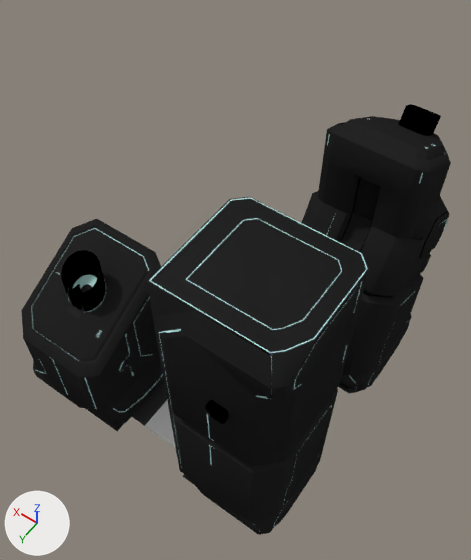
Renders of the Blender file scenes/untitled.blend from each side of a commit.
The view is the same before and after, from a camera (50 mm lens) standing at (-62.4, 83.9, 173.7) and looking at (-2.0, -0.6, 40.9). The lights are fixed; the arrows at lower left show +X, +Y and +Z.

Names of what the first picture shows: 'Cube.003', 'Text.003', 'street axe.001', 'tour-8', 'tour-9', 'tour-omega'.
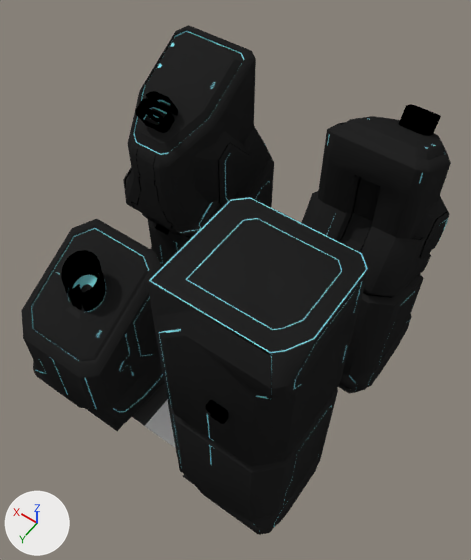
What differs and where, as boxes (x1, y1, x2, y2) in the pictures (471 x 560 px):
```json
{"object": "tour-8.001", "change": "added", "after": [123, 25, 274, 267], "on screen": "black"}
{"object": "Text.004", "change": "added", "after": [136, 91, 178, 133], "on screen": "black"}
{"object": "Text.006", "change": "added", "after": [155, 223, 169, 235]}
```

The change, as JSON lines over the scene's bpy script:
```json
{"op": "add", "block": "ob_text_004", "code": ["ob_text_004 = bpy.data.objects.new('Text.004', me_mesh_003)", "ob_text_004.parent = ob_tour_8_001", "ob_text_004.matrix_parent_inverse = Matrix(((0.333, 0.0, 0.0, 0.0), (0.0, 0.333, 0.0, 5.77), (0.0, 0.0, 0.333, -2.546), (0.0, 0.0, 0.0, 1.0)))", "ob_text_004.location = (-0.0968, -25.47, 29.98)", "ob_text_004.rotation_euler = (-5.775, 0.0, 0.0)  # degrees (-331, 0, 0)", "ob_text_004.scale = (4.21, 4.21, 4.21)"]}
{"op": "add", "block": "ob_tour_8_001", "code": ["ob_tour_8_001 = bpy.data.objects.new('tour-8.001', me_tour_8)", "ob_tour_8_001.location = (25.3, -25.6, 19.0)", "ob_tour_8_001.rotation_euler = (0.0, 0.0, 3.142)  # degrees (0, 0, 180)", "ob_tour_8_001.scale = (7.32, 7.32, 7.32)"]}
{"op": "add", "block": "ob_text_006", "code": ["ob_text_006 = bpy.data.objects.new('Text.006', me_mesh_001)", "ob_text_006.parent = ob_tour_8_001", "ob_text_006.matrix_parent_inverse = Matrix(((0.333, 0.0, 0.0, 0.0), (0.0, 0.333, 0.0, 5.77), (0.0, 0.0, 0.333, -2.546), (0.0, 0.0, 0.0, 1.0)))", "ob_text_006.location = (-0.0968, -25.47, 15.6)", "ob_text_006.rotation_euler = (-4.172, 0.0, 0.0)  # degrees (-239, 0, 0)", "ob_text_006.scale = (1.88, 1.88, 1.88)"]}
```
